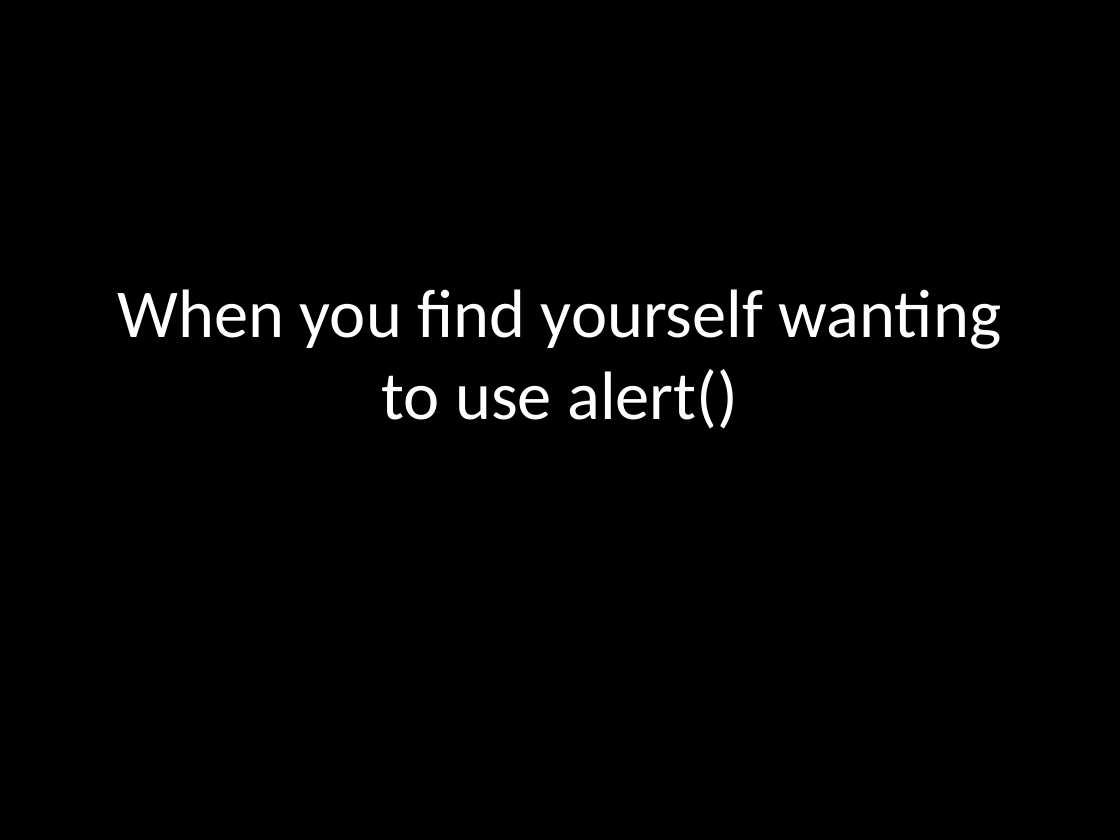
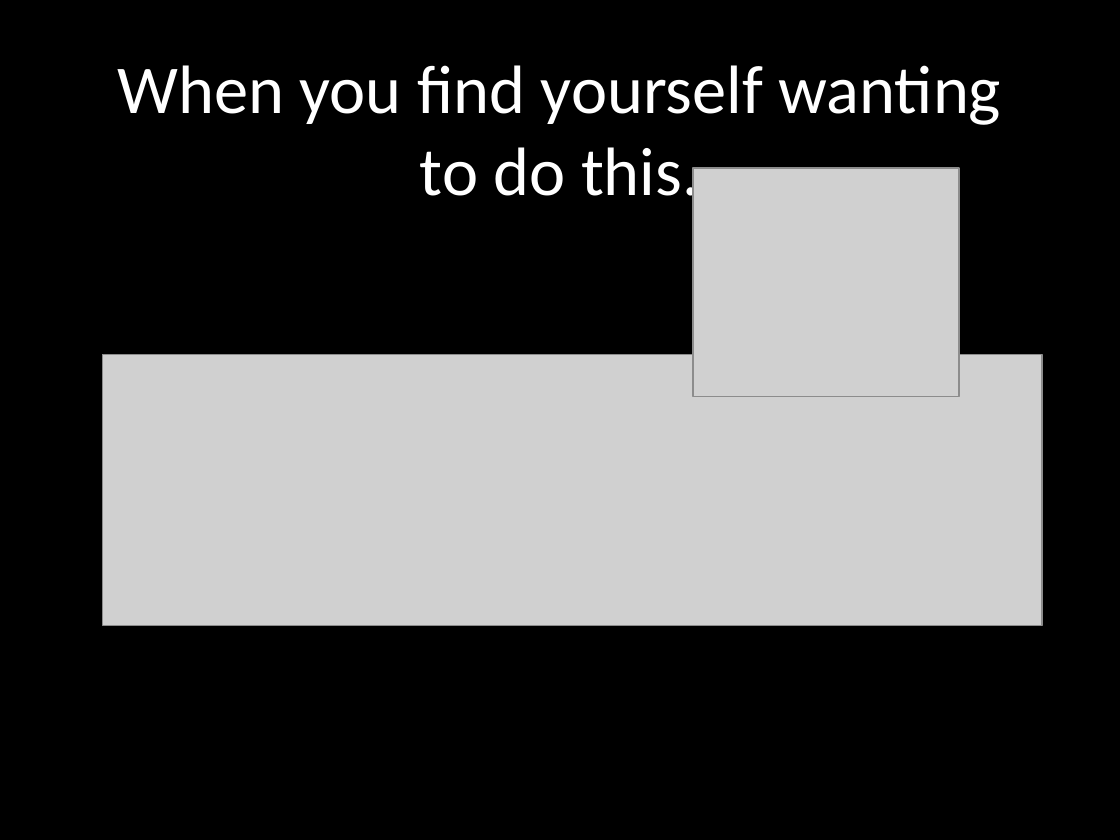
Before and after one commit to robertgreiner/presentations, a slide deck: slide 35 of testing-javascript/testing-javascript.pptx (slide 24 before the commit). Drawn at 1120x840 pixels with LibreOffice and Linux fonts; fonts in the diff are those of the drawing; grey boxes stand for pictures. Boxes give left, top, right and bottom in pixels: in the first picture for what was removed or moved away, otherwise in the second. Text is boxed around its words. In the diff, an @@ line names an element or a change of style, - is before the commit and + after.

```diff
--- a/testing-javascript/testing-javascript.pptx
+++ b/testing-javascript/testing-javascript.pptx
@@ title at [117, 65, 1002, 212]: text changed @@
-When you find yourself wanting to use alert()
+When you find yourself wanting to do this.
@@ picture added at [693, 168, 960, 396] @@
@@ picture added at [103, 355, 1043, 626] @@
```
Also in this commit, not shown: 7 other slides changed, 6 slides added, 3 slides removed, 1 other file.
